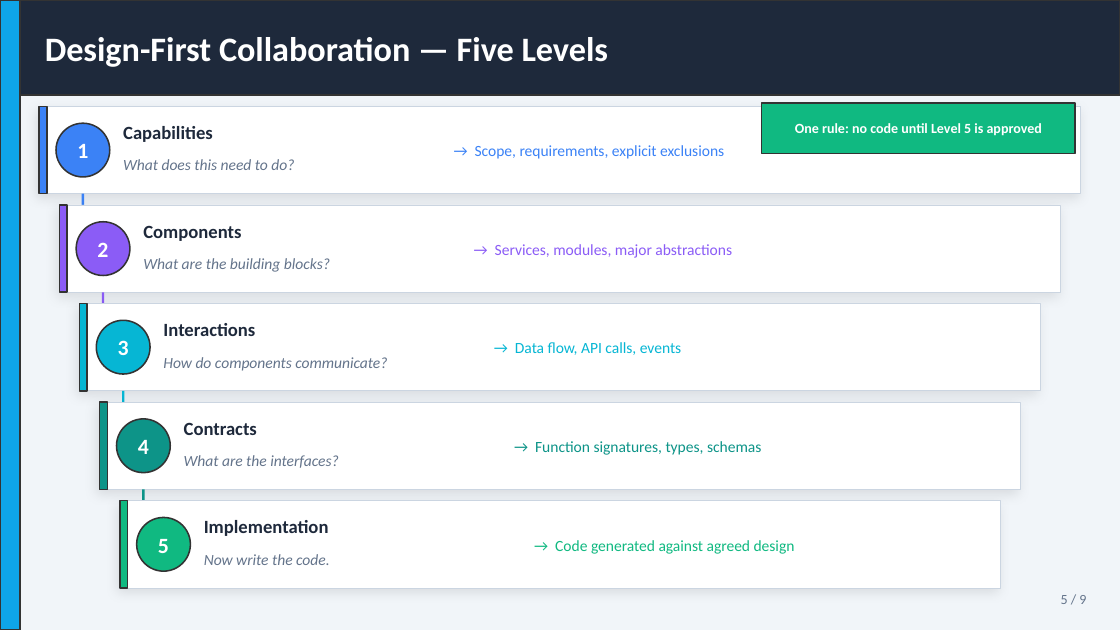
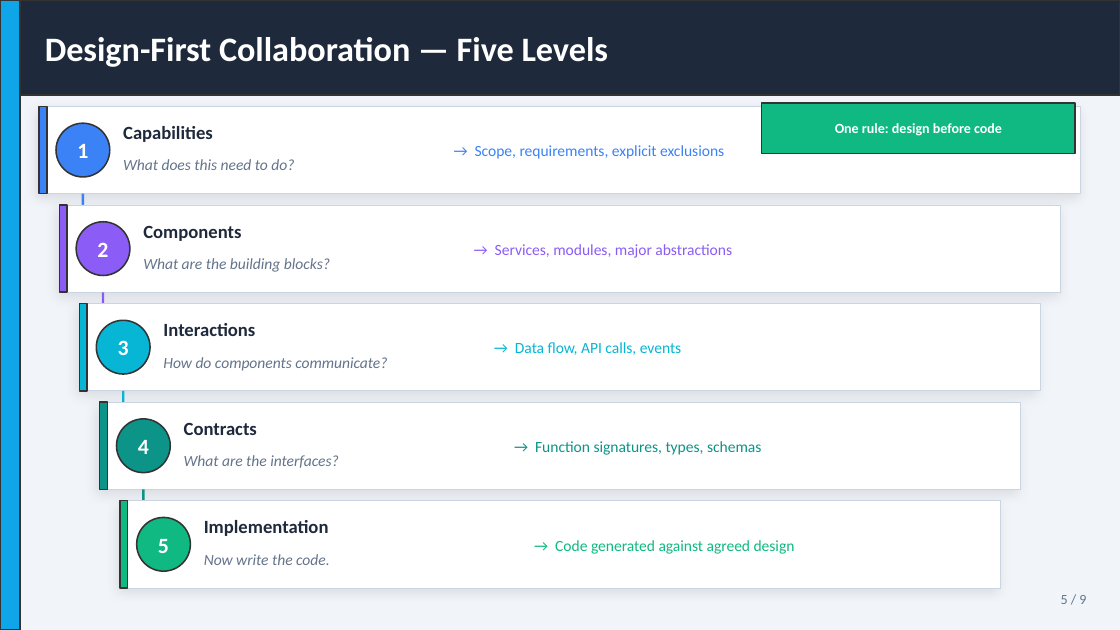
Before and after one commit to andresdiegolanda/design-first-ai, a slide deck: slide 5 of docs/design-first-ai.pptx. Drawn at 1120x630 pixels with LibreOffice and Linux fonts; fonts in the diff are those of the drawing. Boxes give left, top, right and bottom in pixels: in the first picture for what was removed or moved away, otherwise in the second. Text is boxed around its words. In the diff, an @@ line names an element or a change of style, - is before the commit and + after.

Commit message:
docs: update presentation for framework restructure
Slide 1 — Attribution includes Context Anchoring (third Garg pattern).

Slide 3 — Rewritten as three-column layout:
  Knowledge Priming (teal) / Design-First Collaboration (blue) /
  Context Anchoring (violet). Each card describes the pattern,
  its subtitle, and its key mechanism.

Slide 5 — Rule label updated from 'no code until Level 5 is
  approved' to 'design before code' (document-driven model).

Slide 6 — Four-column flow updated for document-driven workflow:
  ONBOARDING (once) / FOR EACH FEATURE / DESIGN + EXECUTION /
  AFTER EVERY SESSION. Column 3 now shows the three-step workflow:
  app-description + story / impl-guide draft / iterate each
  dimension / approve / agent executes.

Slide 8 — Three stale references fixed:
  guides/adoption.md → context/README.md
  levels/master-prompt.md → docs/design-workflow.md
  examples/01-rag-endpoint → examples/01-spring-mvc

Slide 9 — 'Five conversation levels' → 'Document-driven workflow'.
  GitHub URL placeholder replaced with real repo URL.

```diff
--- a/docs/design-first-ai.pptx
+++ b/docs/design-first-ai.pptx
@@ text at [835,123,1002,136]: text changed @@
-One rule: no code until Level 5 is approved
+One rule: design before code
```
Also in this commit, not shown: 5 other slides changed.
